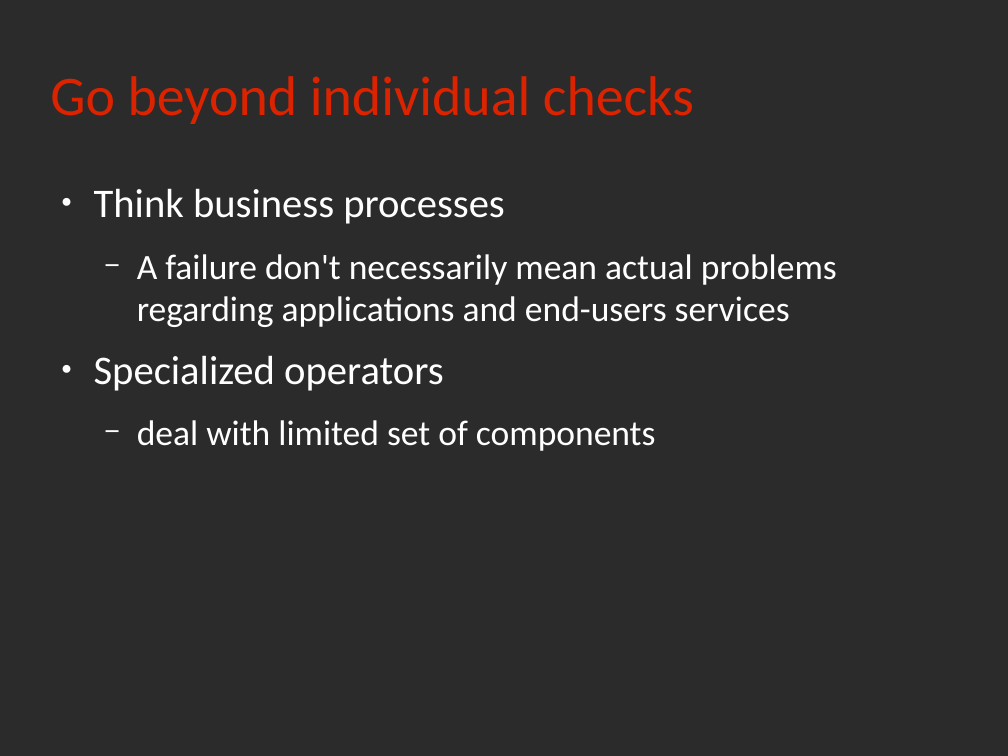
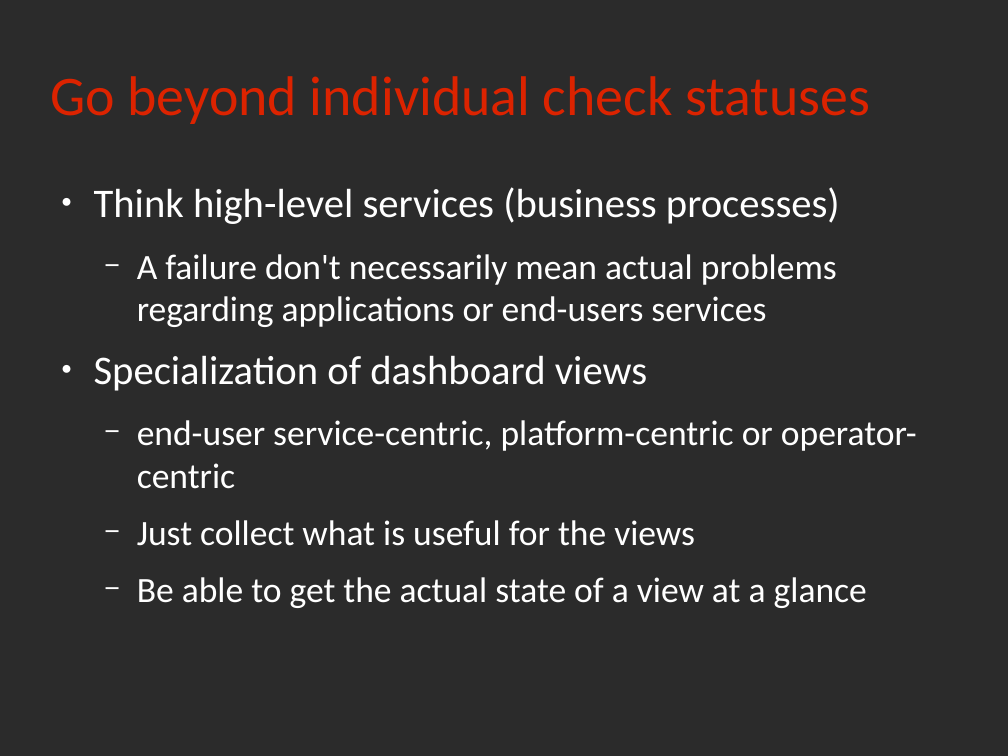
Before and after one commit to rchakode/realopinsight, a slide deck: slide 7 of doc/talks/rmll-2013.odp. Drawn at 1008x756 pixels with LibreOffice and Linux fonts; fonts in the diff are those of the drawing; background and template pictures are left out; a plain dark background stands for a picture behind light text. Boxes give left, top, right and bottom in pixels: in the first picture for what was removed or moved away, otherwise in the second. Text is boxed around its words. In the diff, an @@ line names an element or a change of style, - is before the commit and + after.

```diff
--- a/doc/talks/rmll-2013.odp
+++ b/doc/talks/rmll-2013.odp
@@ title at (x1=50, y1=76, x2=870, y2=124): text changed @@
-Go beyond individual checks
+Go beyond individual check statuses
@@ text at (x1=94, y1=187, x2=917, y2=608): text changed @@
-● Think business processes
-  − A failure don't necessarily mean actual problems regarding applications and end-users services
-● Specialized operators
-  − deal with limited set of components
+● Think high-level services (business processes)
+  − A failure don't necessarily mean actual problems regarding applications or end-users services
+● Specialization of dashboard views
+  − end-user service-centric, platform-centric or operator-centric
+  − Just collect what is useful for the views
+  − Be able to get the actual state of a view at a glance
```
Also in this commit, not shown: 3 other slides changed, 4 slides added, 3 other files.
